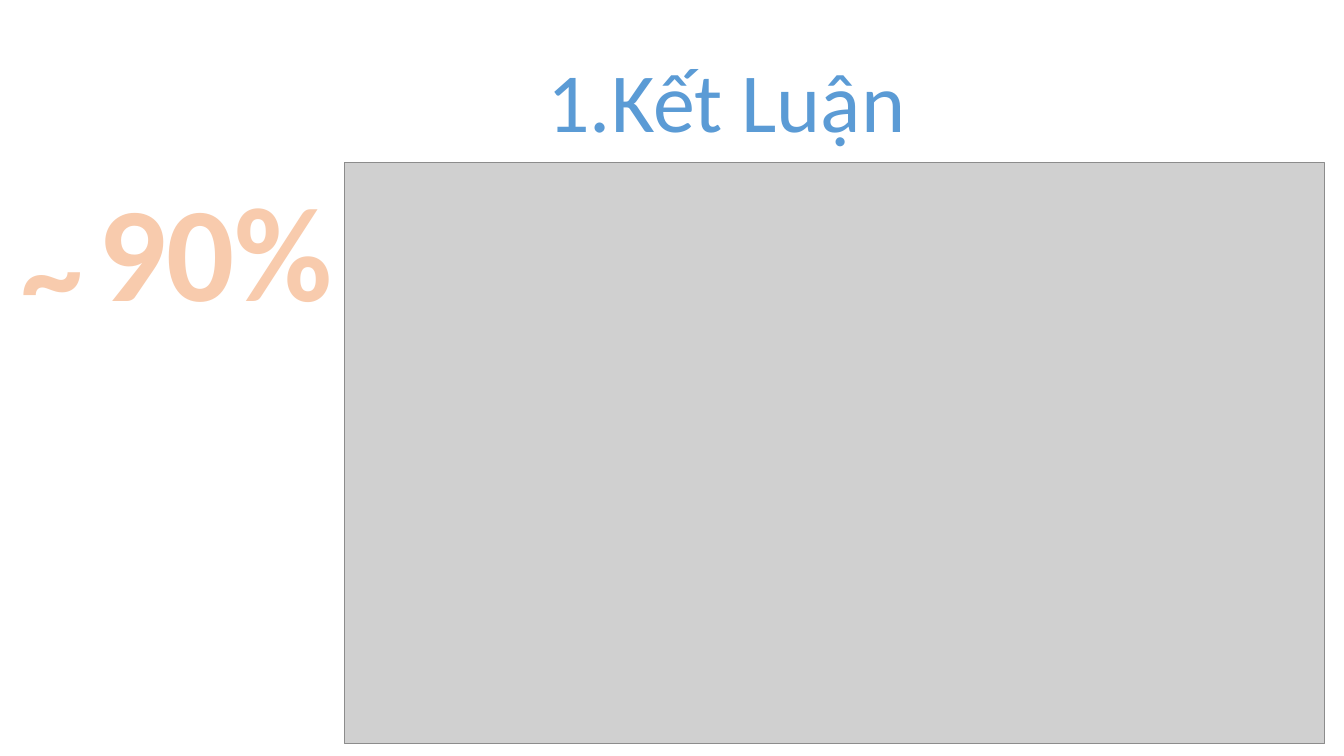
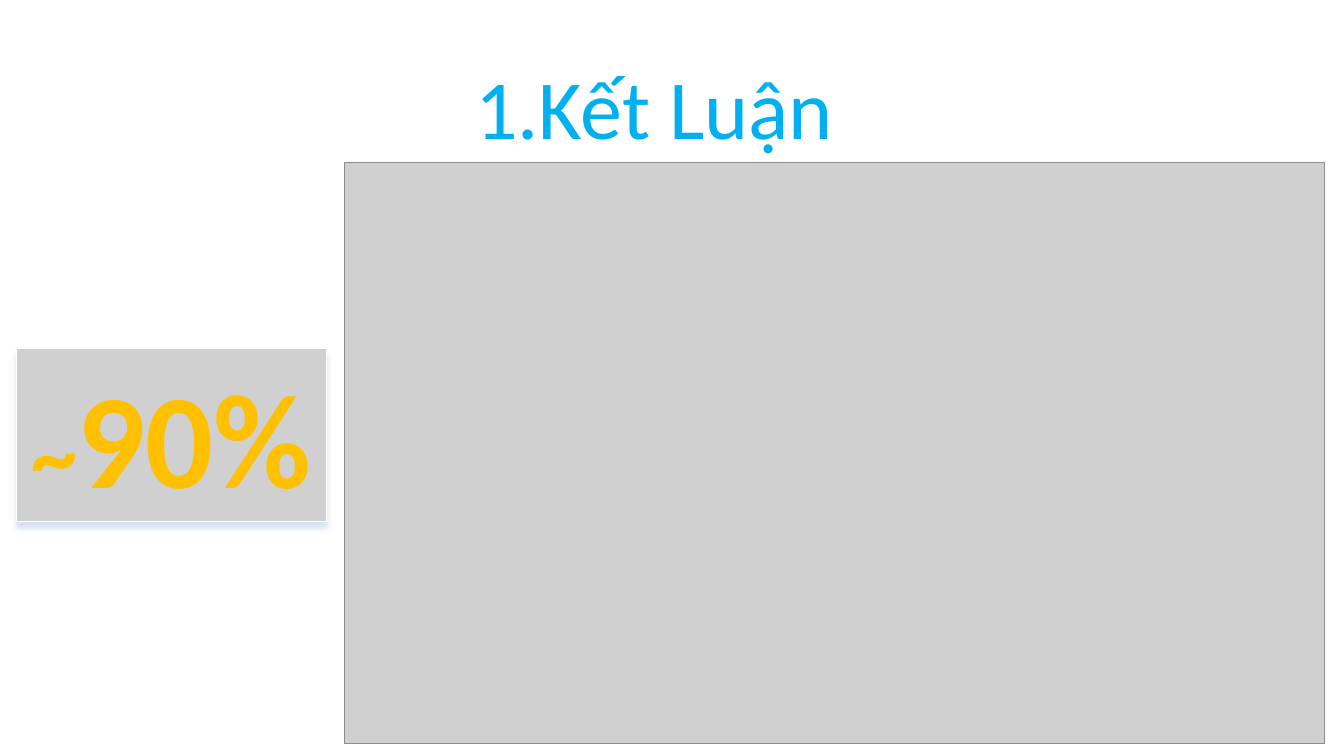
Before and after one commit to AlvinDMartin/Dat-Phuc-Doan1-GameXepHinh, a slide deck: slide 15 of Documents/Slide Bao Cao.pptx. Drawn at 1344x756 pixels with LibreOffice and Linux fonts; fonts in the diff are those of the drawing; grey boxes stand for pictures. Boxes give left, top, right and bottom in pixels: in the first picture for what was removed or moved away, otherwise in the second. Text is boxed around its words. In the diff, an @@ line names an element or a change of style, - is before the commit and + after.

```diff
--- a/Documents/Slide Bao Cao.pptx
+++ b/Documents/Slide Bao Cao.pptx
@@ text "1.Kết Luận": place and size @@
-text "1.Kết Luận" at <box>547,69,906,147</box>
+text "1.Kết Luận" at <box>475,76,833,154</box>
@@ text "1.Kết Luận" at <box>475,76,833,154</box>: text colour #5B9BD5 to #00B0F0 @@
@@ text removed at <box>0,191,105,350</box> @@
-~
@@ text removed at <box>99,208,333,302</box> @@
-90%
@@ picture added at <box>17,349,327,522</box>, 96 pt, text #FFC000, bold @@
+~90%
```
Also in this commit, not shown: 13 other slides changed, 5 slides added, 3 slides removed.
